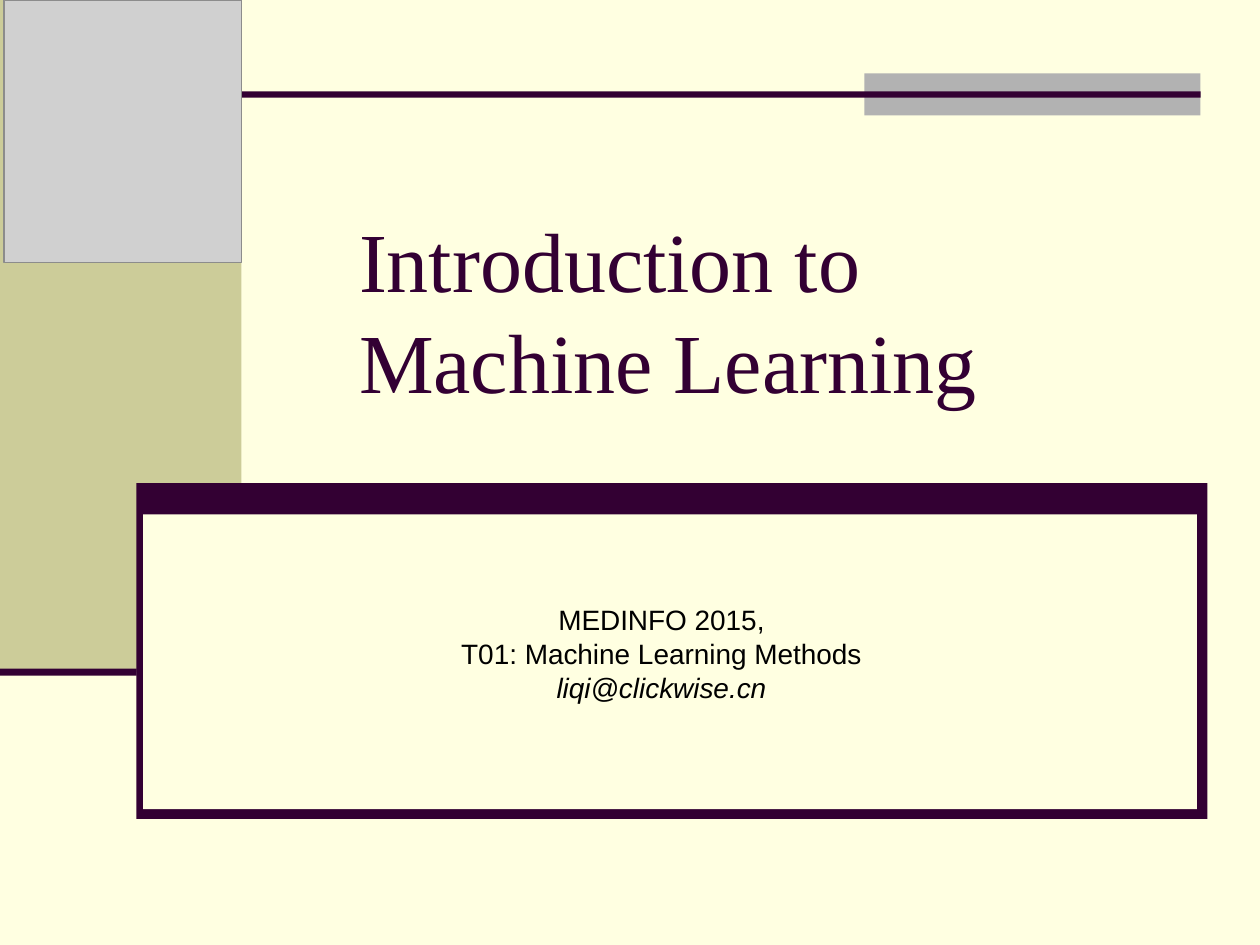
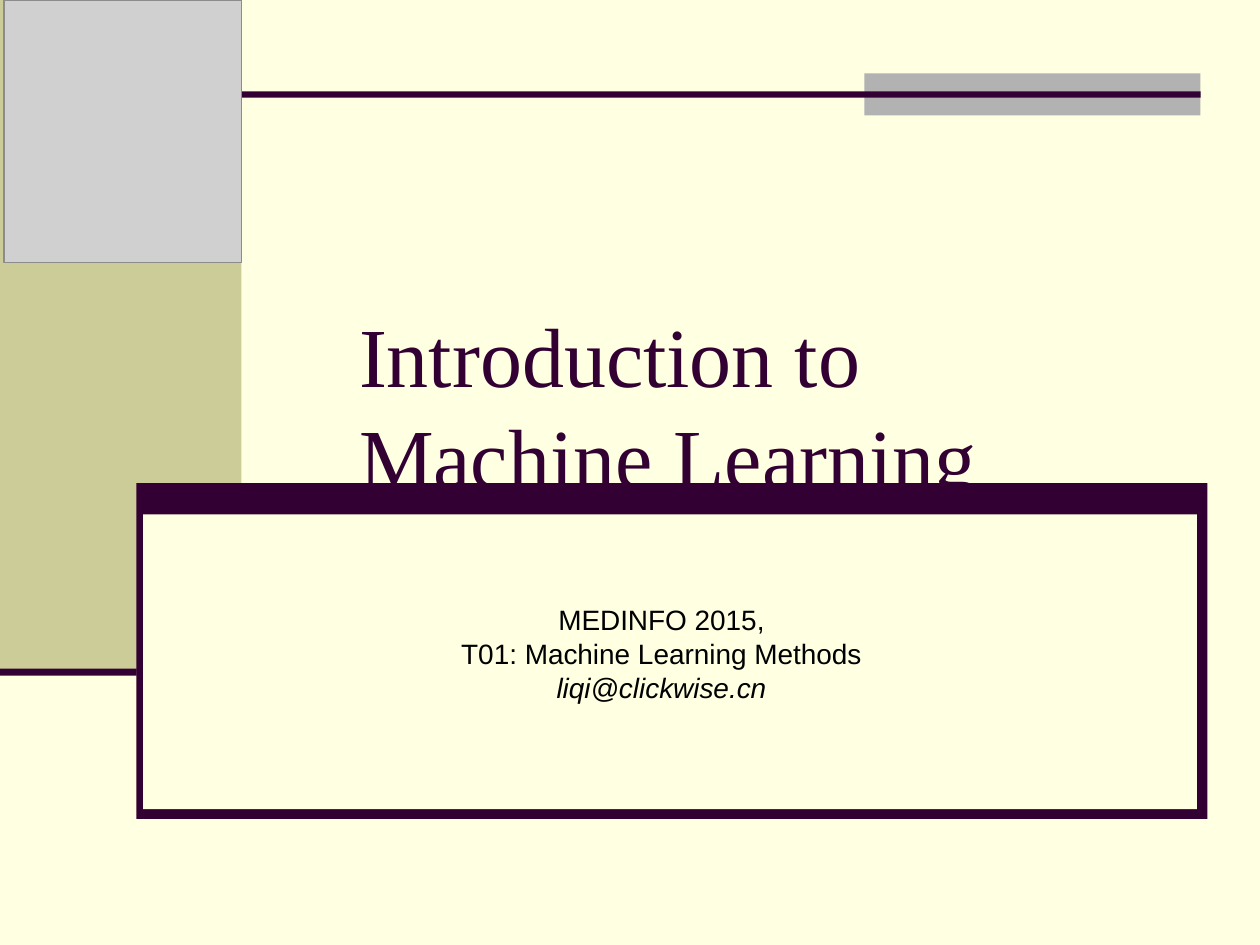
Before and after one commit to clickwise/user_click, a slide deck: slide 1 of docs/Introduction to Machine Learning.ppt. Drawn at 1260x945 pixels with LibreOffice and Linux fonts; fonts in the diff are those of the drawing; grey boxes stand for pictures. Boxes give left, top, right and bottom in pixels: in the first picture for what was removed or moved away, otherwise in the second. Text is boxed around its words. In the diff, an @@ line names an element or a change of style, - is before the commit and + after.

```diff
--- a/docs/Introduction to Machine Learning.ppt
+++ b/docs/Introduction to Machine Learning.ppt
@@ title "Introduction to Machine Learning": place and size @@
-title "Introduction to Machine Learning" at [359,233,977,409]
+title "Introduction to Machine Learning" at [359,328,977,503]
```
Also in this commit, not shown: 2 other slides changed, 2 slides added, 1 slide removed, 1 other file.
